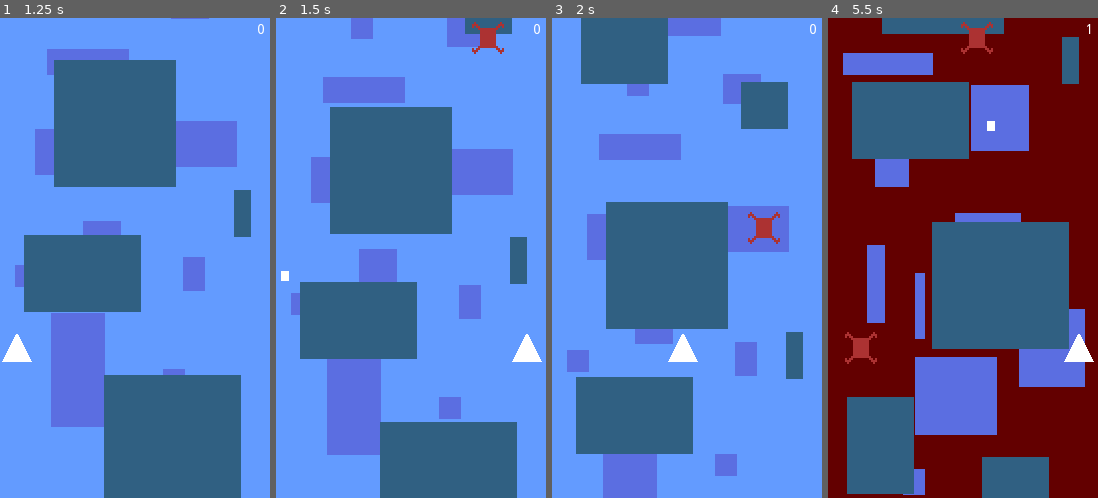
Above: before the commit, frames 1-4 (left to right).
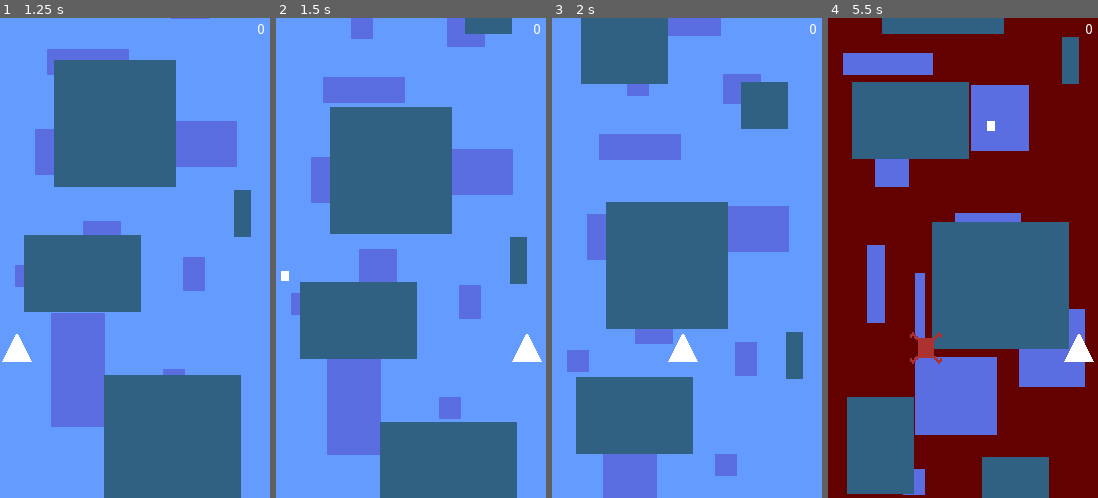
Above: after the commit, the same moments.

Repository: elektito/reverse-streak
Game: Godot game, scene res://Game.tscn
Two runs of this game, one before a commit and one after it. Both use one fixed random seed, a clock stepped at 60 frames per second and the inputs below.
Inputs:
- Up to frame 1 (1.25 s): hold Right (right) from 0.53 s (still down); tap Space (shoot) at 0.6 s
- Up to frame 2 (1.5 s): release Right (right) at 1.28 s; hold Left (left) from 1.28 s (still down); tap Space (shoot) at 1.35 s
- Up to frame 3 (2 s): keep holding Left (left)
- Up to frame 4 (5.5 s): release Left (left) at 2.03 s; hold Right (right) 2.03-3.53 s; tap Space (shoot) every 0.75 s from 2.1 to 5.1 s; hold Left (left) from 3.53 s (still down)

Frame 1 is identical in both runs. In frame 2, 0.3% of the frame differs, in the area x 72-85%, y 0-8%; in frame 3, 0.3%; in frame 4, 1.1%, in the area x 6-98%, y 0-73%.

Commit message:
Change spawn time to 2 seconds

Diff:
--- a/Game.tscn
+++ b/Game.tscn
@@ -53,6 +53,7 @@
 autostart = true
 
 [node name="enemy_spawn_timer" type="Timer" parent="."]
+wait_time = 2.0
 autostart = true
 
 [node name="hud" type="CanvasLayer" parent="."]
